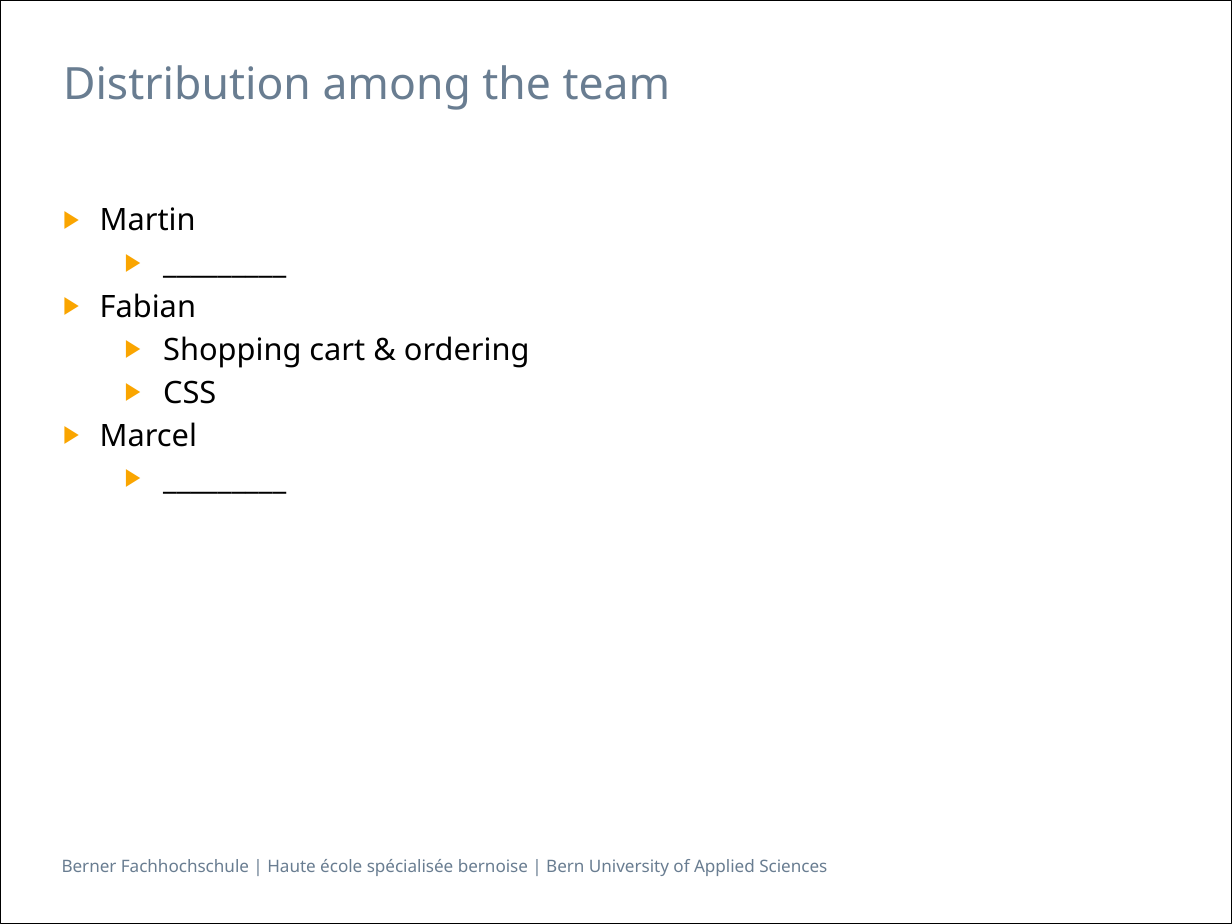
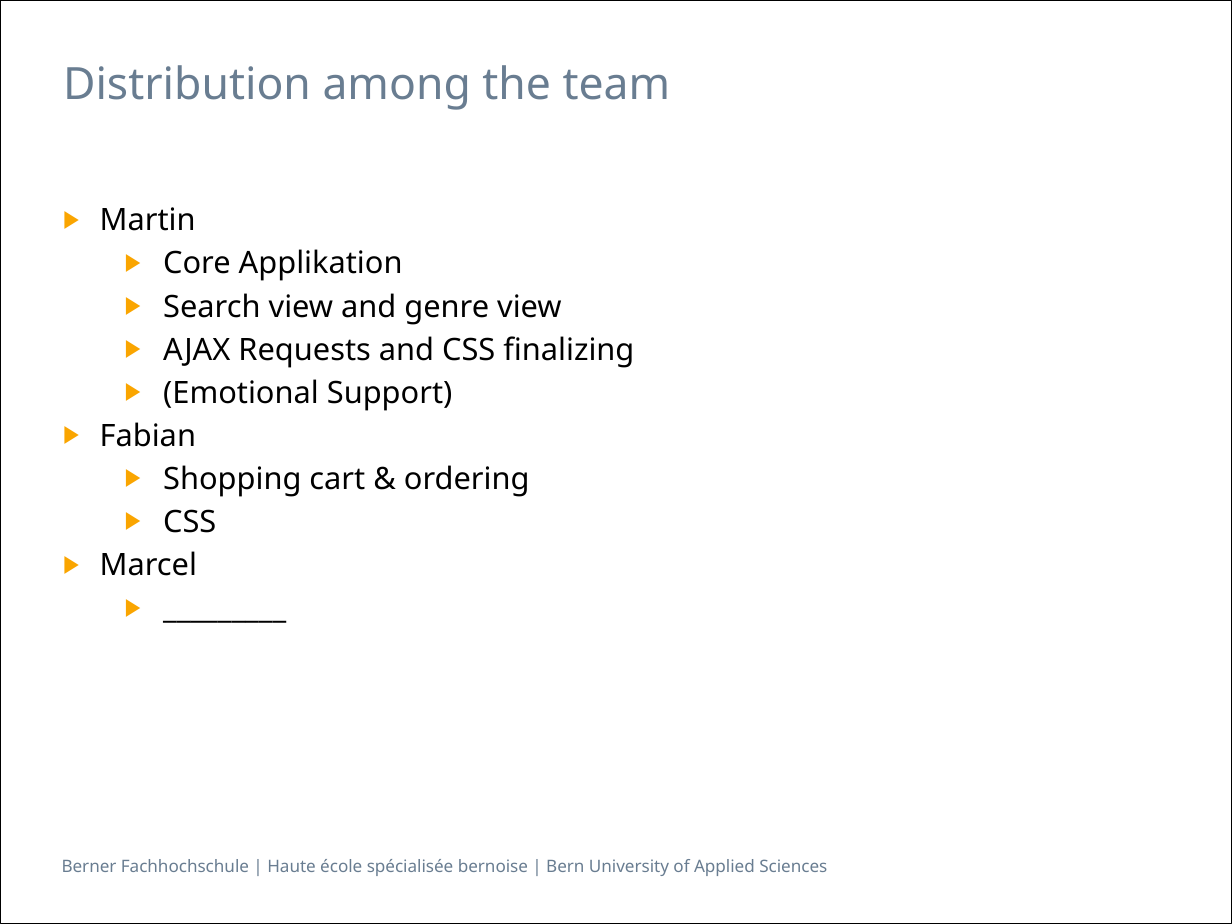
Before and after one commit to Makae/ch.bfh.bti7054.w2014.q.groot, a slide deck: slide 10 of trunk/doc/Presentation.pptx (slide 8 before the commit). Drawn at 1232x924 pixels with LibreOffice and Linux fonts; fonts in the diff are those of the drawing. Boxes give left, top, right and bottom in pixels: in the first picture for what was removed or moved away, otherwise in the second. Text is boxed around its words. In the diff, an @@ line names an element or a change of style, - is before the commit and + after.

```diff
--- a/trunk/doc/Presentation.pptx
+++ b/trunk/doc/Presentation.pptx
@@ text at box(163, 249, 634, 411): text changed @@
-  ▶ _________
+  ▶ Core Applikation
+  ▶ Search view and genre view
+  ▶ AJAX Requests and CSS finalizing
+  ▶ (Emotional Support)
```
Also in this commit, not shown: 4 other slides changed, 3 slides added, 1 slide removed, 1 other file.
